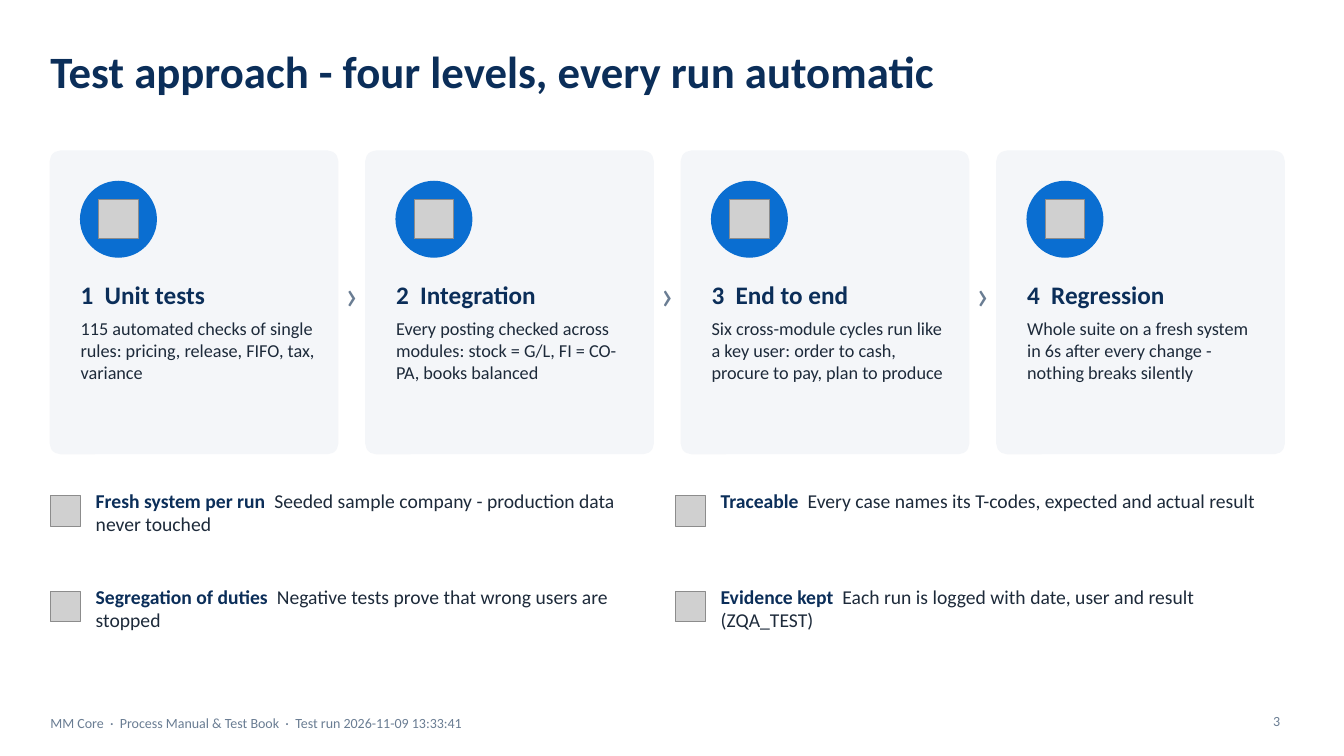
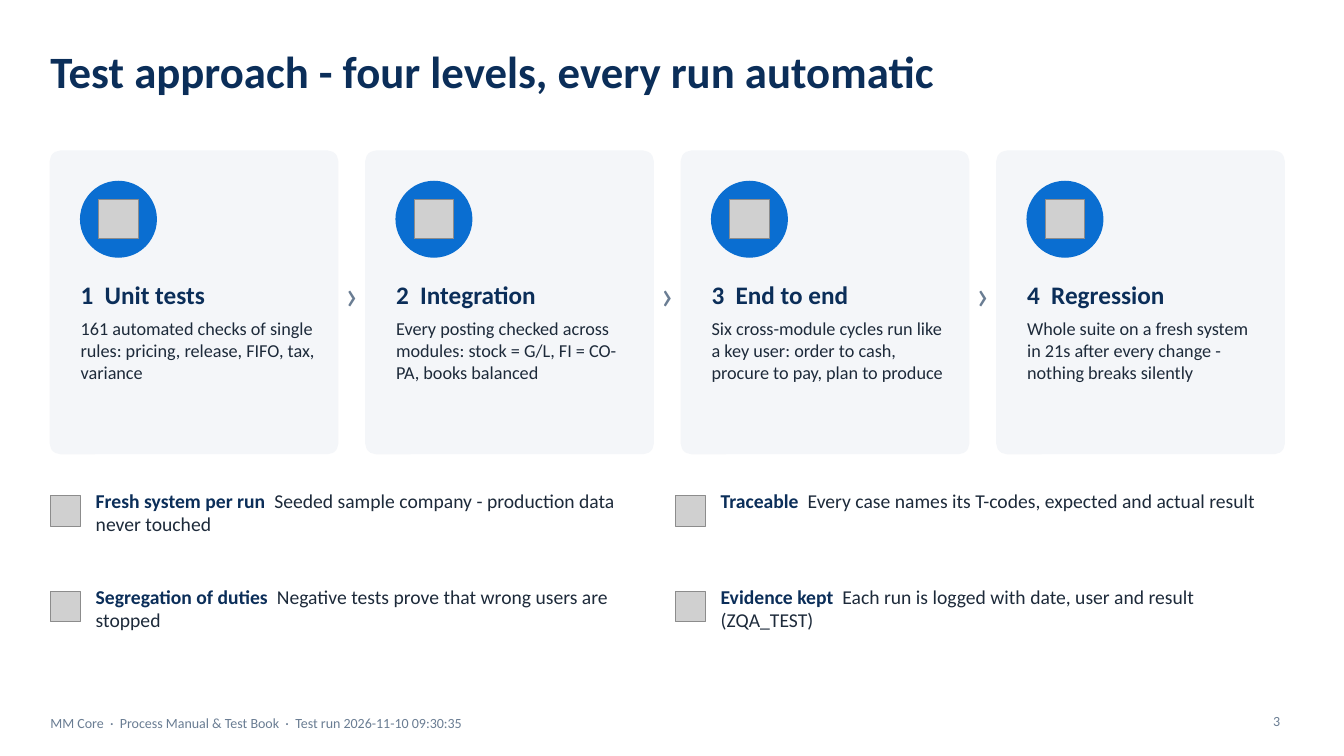
Before and after one commit to coolman1984/AI, a slide deck: slide 3 of web/static/manuals/MM_Core_Process_Test_Book.pptx. Drawn at 1344x756 pixels with LibreOffice and Linux fonts; fonts in the diff are those of the drawing; grey boxes stand for pictures. Boxes give left, top, right and bottom in pixels: in the first picture for what was removed or moved away, otherwise in the second. Text is boxed around its words. In the diff, an @@ line names an element or a change of style, - is before the commit and + after.

```diff
--- a/web/static/manuals/MM_Core_Process_Test_Book.pptx
+++ b/web/static/manuals/MM_Core_Process_Test_Book.pptx
@@ text at (x1=81, y1=322, x2=315, y2=379): text changed @@
-115 automated checks of single rules: pricing, release, FIFO, tax, variance
+161 automated checks of single rules: pricing, release, FIFO, tax, variance
@@ text at (x1=1027, y1=322, x2=1248, y2=382): text changed @@
-Whole suite on a fresh system in 6s after every change - nothing breaks silently
+Whole suite on a fresh system in 21s after every change - nothing breaks silently
@@ text at (x1=50, y1=718, x2=462, y2=728): text changed @@
-MM Core · Process Manual & Test Book · Test run 2026-11-09 13:33:41
+MM Core · Process Manual & Test Book · Test run 2026-11-10 09:30:35
```
Also in this commit, not shown: 33 other slides changed, 4 slides added, 43 other files.
